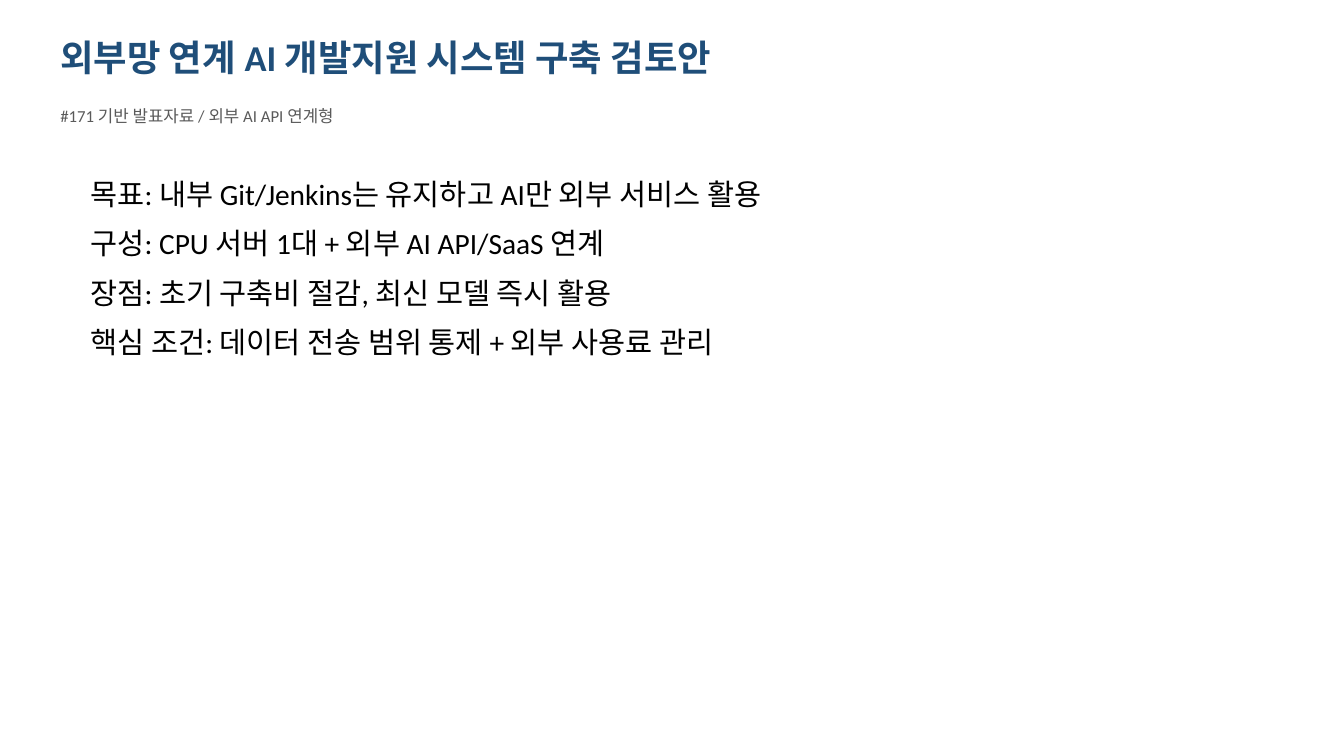
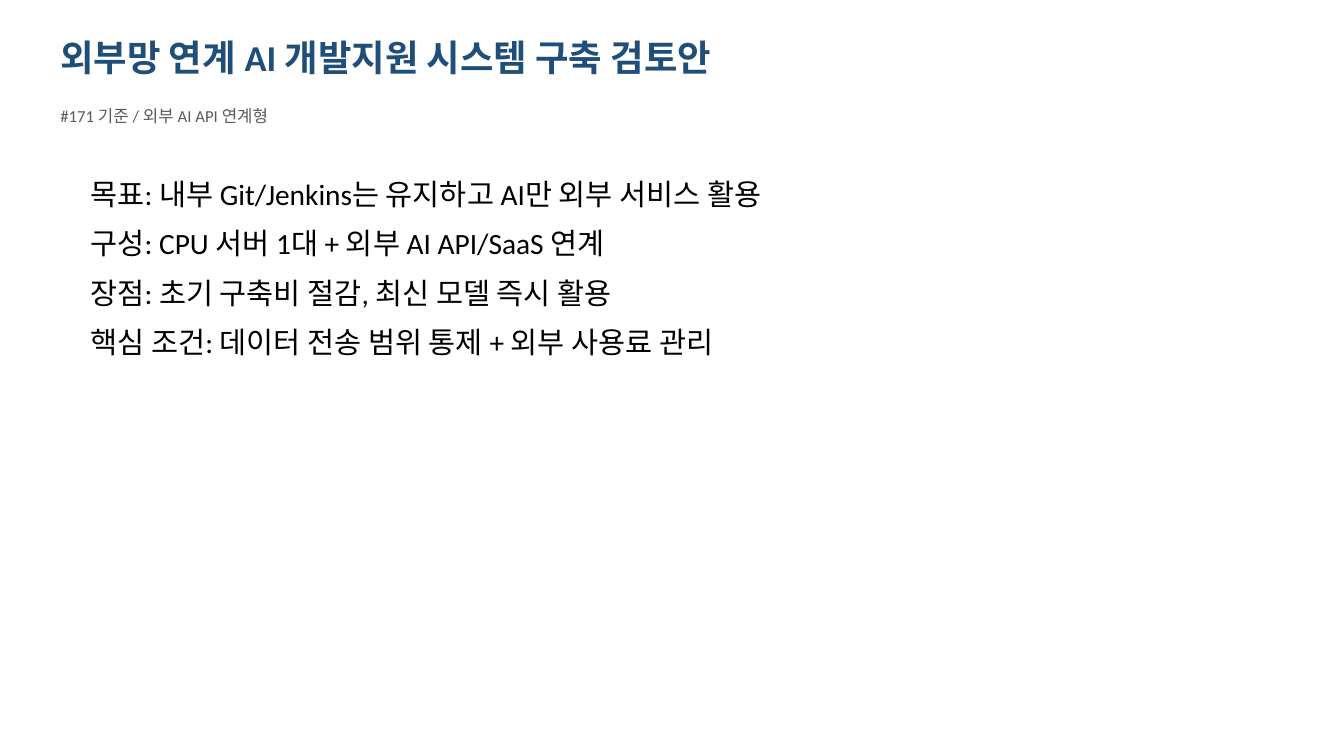
Before and after one commit to SeoArin9142/GameChatTranslator, a slide deck: slide 1 of docs/presentations/issue-171-external-ai-system-proposal.pptx. Drawn at 1344x756 pixels with LibreOffice and Linux fonts; fonts in the diff are those of the drawing. Boxes give left, top, right and bottom in pixels: in the first picture for what was removed or moved away, otherwise in the second. Text is boxed around its words. In the diff, an @@ line names an element or a change of style, - is before the commit and + after.

Commit message:
문서: AI 구축안 최신 발표자료 갱신

```diff
--- a/docs/presentations/issue-171-external-ai-system-proposal.pptx
+++ b/docs/presentations/issue-171-external-ai-system-proposal.pptx
@@ text at (x1=60, y1=108, x2=268, y2=124): text changed @@
-#171 기반 발표자료 / 외부 AI API 연계형
+#171 기준 / 외부 AI API 연계형
```
Also in this commit, not shown: 2 other slides changed, 4 other files.
